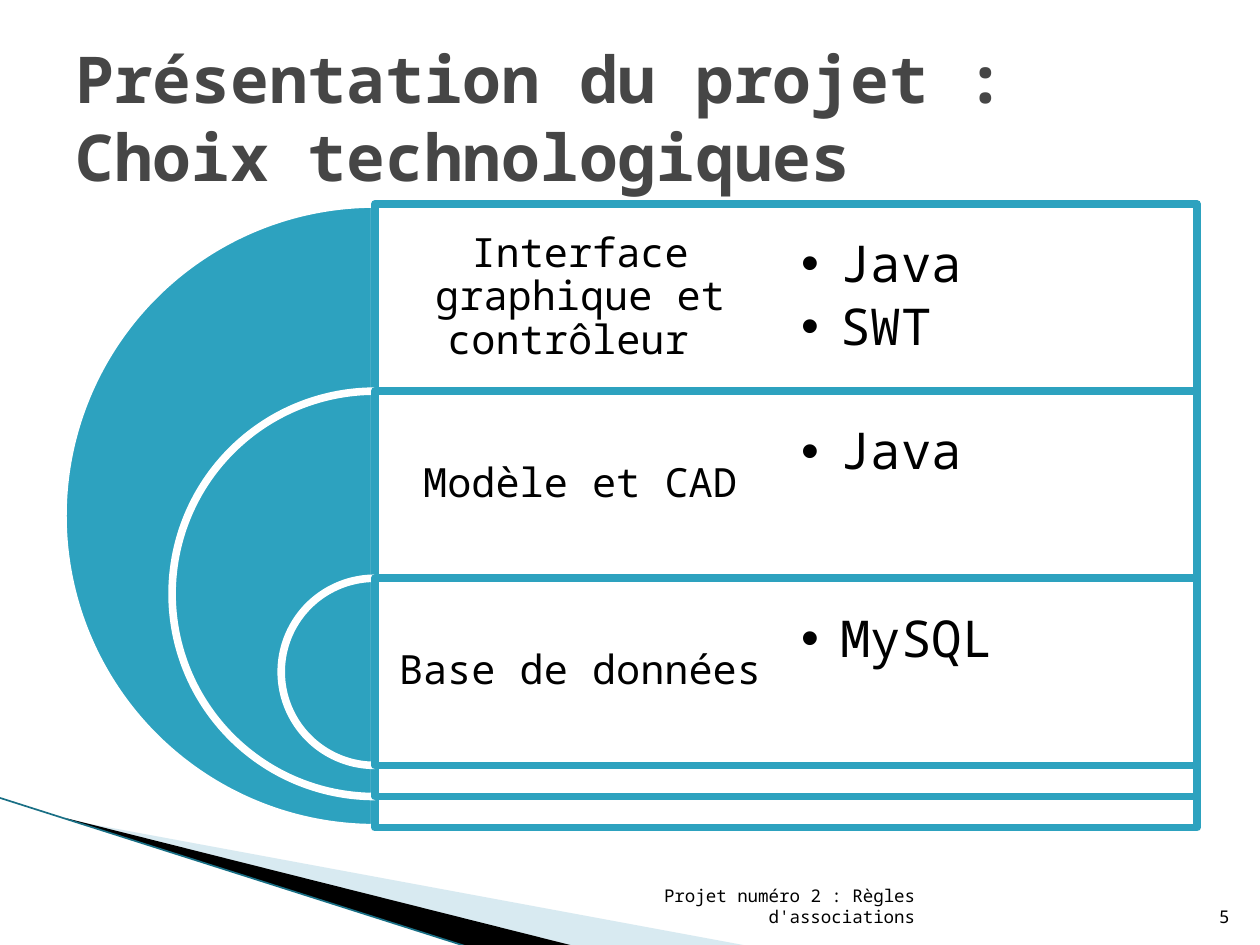
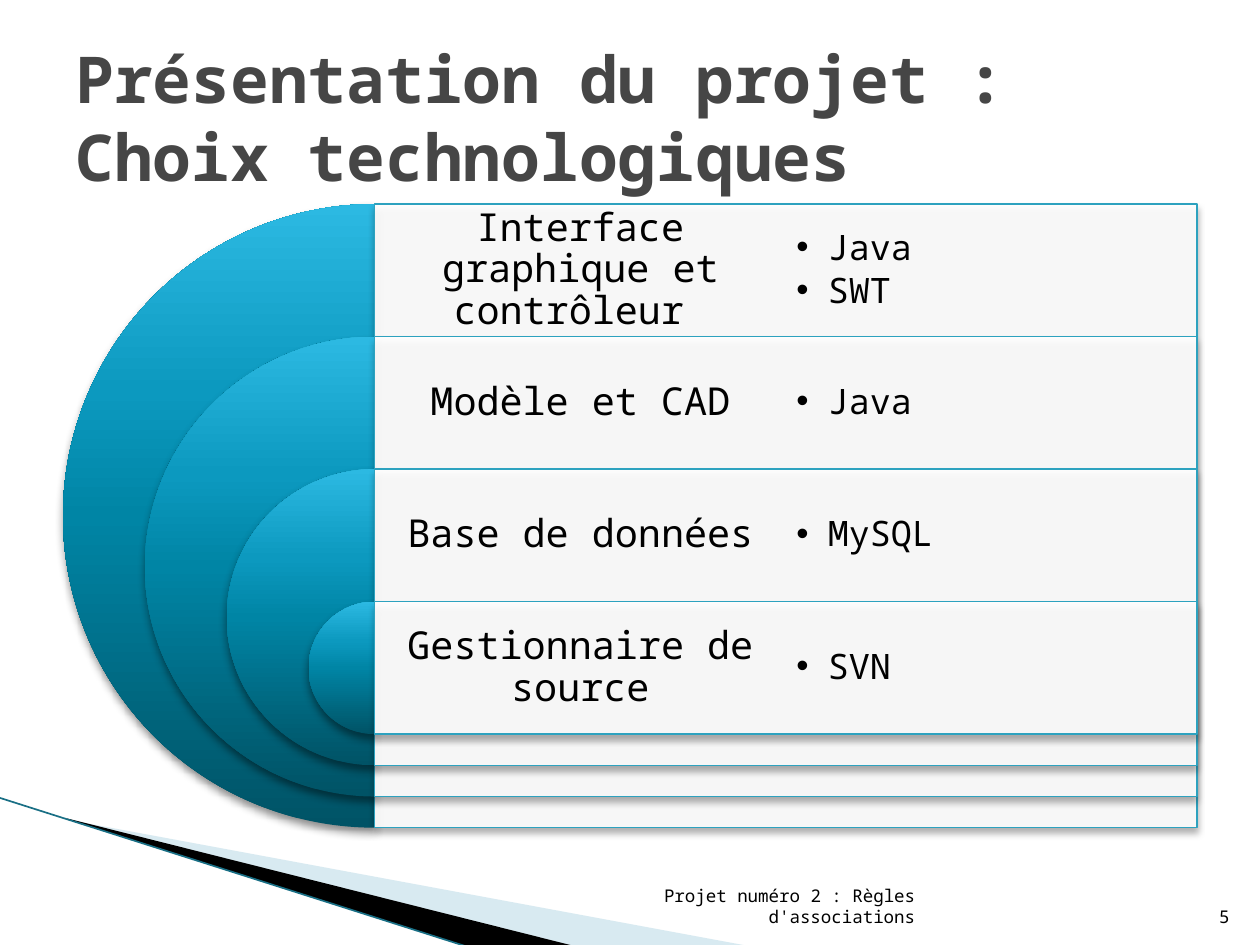
Before and after one commit to arnaudbreton/projet-sgbd, a slide deck: slide 5 of Projet OLAP/ressources/Base de données multi-dimensionnelles et OLAP - Projet Numéro 2 - Présentation.pptx. Drawn at 1260x945 pixels with LibreOffice and Linux fonts; fonts in the diff are those of the drawing; background and template pictures are left out. Boxes give left, top, right and bottom in pixels: in the first picture for what was removed or moved away, otherwise in the second. Text is boxed around its words. In the diff, an @@ line names an element or a change of style, - is before the commit and + after.

```diff
--- a/Projet OLAP/ressources/Base de données multi-dimensionnelles et OLAP - Projet Numéro 2 - Présentation.pptx
+++ b/Projet OLAP/ressources/Base de données multi-dimensionnelles et OLAP - Projet Numéro 2 - Présentation.pptx
@@ pie slice (boxed as its full ellipse): place and size @@
-pie slice (boxed as its full ellipse) at box(173, 391, 578, 796)
+pie slice (boxed as its full ellipse) at box(145, 336, 605, 796)
@@ text "Modèle et CAD": place and size @@
-text "Modèle et CAD" at box(423, 466, 737, 498)
+text "Modèle et CAD" at box(430, 385, 730, 416)
@@ outline #2DA2BF 4.33 pt to #2DA2BF 0.75 pt; shadow on in 3 elements at box(374, 204, 1197, 828), box(374, 602, 1197, 735), box(374, 336, 1197, 796) @@
@@ rectangle: place and size @@
-rectangle at box(374, 391, 1197, 796)
+rectangle at box(374, 336, 1197, 796)
@@ text "Java": place and size @@
-text "Java" at box(841, 432, 963, 470)
+text "Java" at box(828, 389, 912, 415)
@@ size 23 to 22 pt in 3 elements at box(442, 211, 719, 325), box(430, 385, 730, 416), box(407, 517, 753, 548) @@
@@ text "Base de données": place and size @@
-text "Base de données" at box(399, 653, 761, 685)
+text "Base de données" at box(407, 517, 753, 548)
@@ size 29 to 20 pt; indent changed; less space between paragraphs in 3 elements at box(828, 235, 912, 304), box(828, 389, 912, 415), box(828, 520, 933, 555) @@
@@ text "MySQL": place and size @@
-text "MySQL" at box(841, 620, 993, 670)
+text "MySQL" at box(828, 520, 933, 555)
@@ fill #2DA2BF to gradient #005367 to #0086A7 to #0E9ABE to #2CB9E3; outline #FFFFFF 4.33 pt to none; shadow on in 3 elements at box(63, 204, 687, 828), box(145, 336, 605, 796), box(309, 602, 441, 735) @@
@@ pie slice (boxed as its full ellipse): place and size @@
-pie slice (boxed as its full ellipse) at box(281, 578, 467, 765)
+pie slice (boxed as its full ellipse) at box(309, 602, 441, 735)
@@ rectangle: place and size @@
-rectangle at box(374, 578, 1197, 765)
+rectangle at box(374, 602, 1197, 735)
@@ group added at box(227, 469, 1197, 765): 2 texts, 1 pie slice (boxed as its full ellipse), 1 rectangle @@
+Gestionnaire de source
+  •• SVN
```
Also in this commit, not shown: 1 other slide changed.
